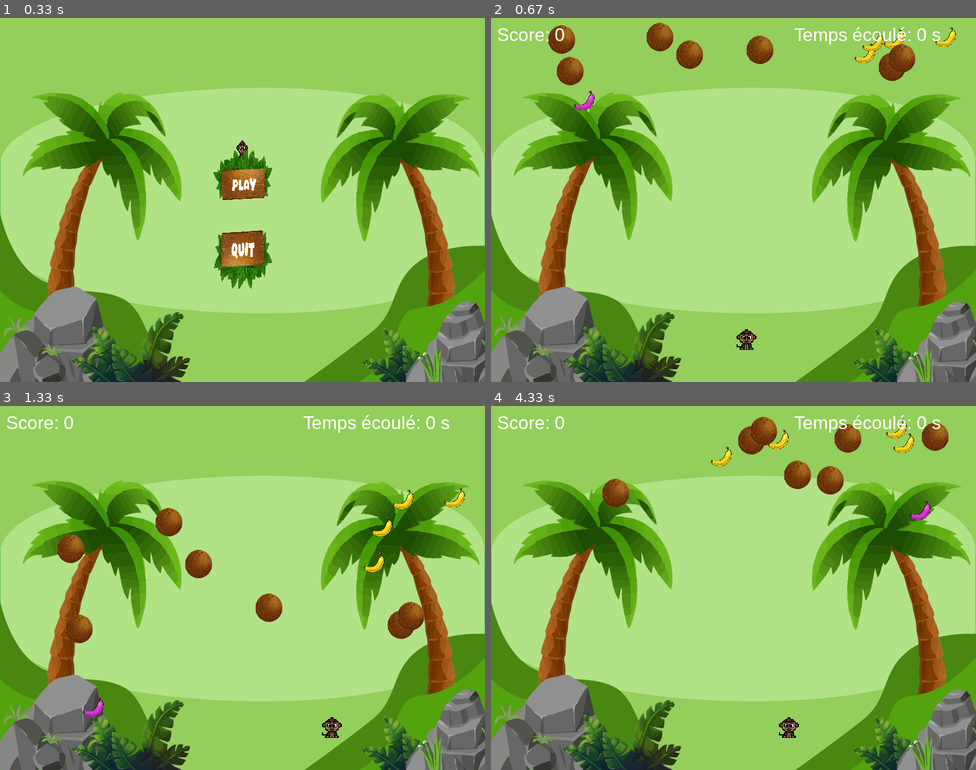
Above: before the commit, frames 1-4 (two rows, left to right).
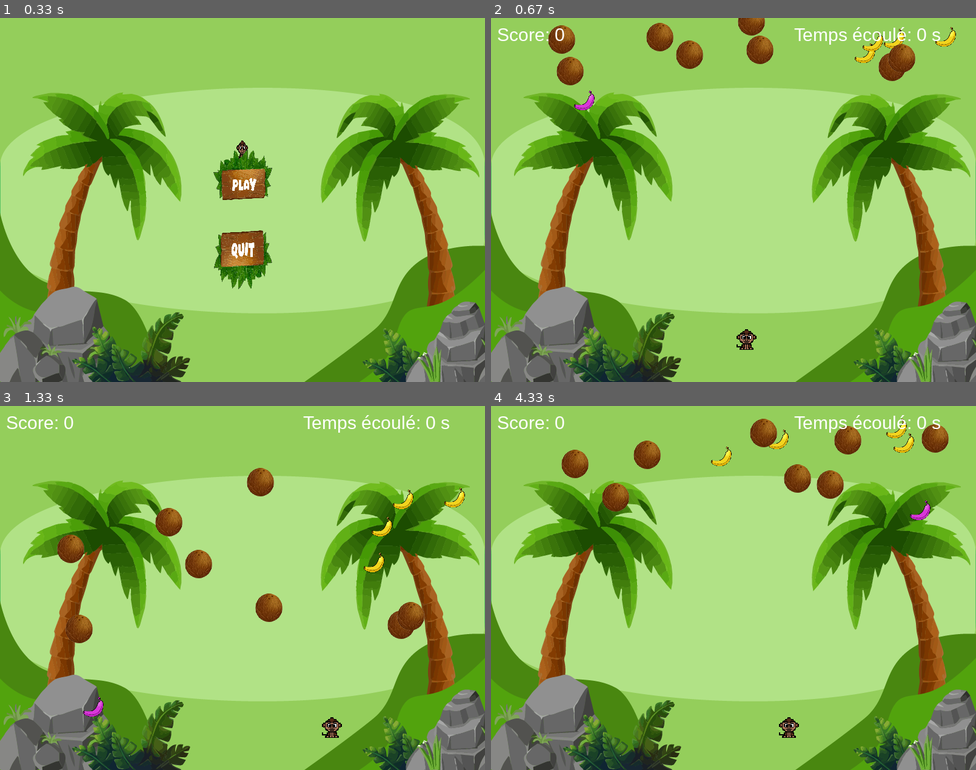
Above: after the commit, the same moments.

Repository: DiabeteGlucose/Projet-JV
Game: pygame game, started from import pygame.py
The game is run twice, just before and just after one commit, with the same random seed, the same clock (stepped at 60 frames per second) and the same inputs.
Inputs (mouse positions are in pixels of both pictures, inside the frame that each line leads up to):
- Up to frame 1 (0.33 s): no input
- Up to frame 2 (0.67 s): click (733, 170) at 0.38 s
- Up to frame 3 (1.33 s): hold Right 0.67-1.13 s; hold Left from 1.17 s (still down)
- Up to frame 4 (4.33 s): release Left at 1.63 s; hold Left 1.67-2.2 s; click (733, 558) at 3.88 s; hold Right from 4.17 s (still down)

Frame 1 is identical in both runs. In frame 2, 0.2% of the frame differs, in the area x 50-57%, y 0-5%; in frame 3, 0.3%; in frame 4, 1.8%, in the area x 14-95%, y 3-29%.

Commit message:
Correction de bug

Diff:
--- a/import pygame.py
+++ b/import pygame.py
@@ -176,7 +176,7 @@
                 pygame.quit()
                 sys.exit()
 
-        if len(mult) < 1:
+        if len(mult) < 0.5:
             Multiplicateur = multiplicateur()
             mult.add(Multiplicateur)
             all_sprites.add(Multiplicateur)
@@ -186,7 +186,7 @@
             bonuses.add(bonus)
             all_sprites.add(bonus)
 
-        if len(obstacles) < 7:
+        if len(obstacles) < 8:
             obstacle = Obstacle()
             obstacles.add(obstacle)
             all_sprites.add(obstacle)
@@ -232,7 +232,7 @@
         Ost.stop()
     else:
         afficher_message(fenetre, "Ne perd pas espoir... Singe", background_image1)
-        Ost.stop
+        Ost.stop()
 # Fonction principale pour gérer les transitions entre les états du jeu
 def main():
     while True:
